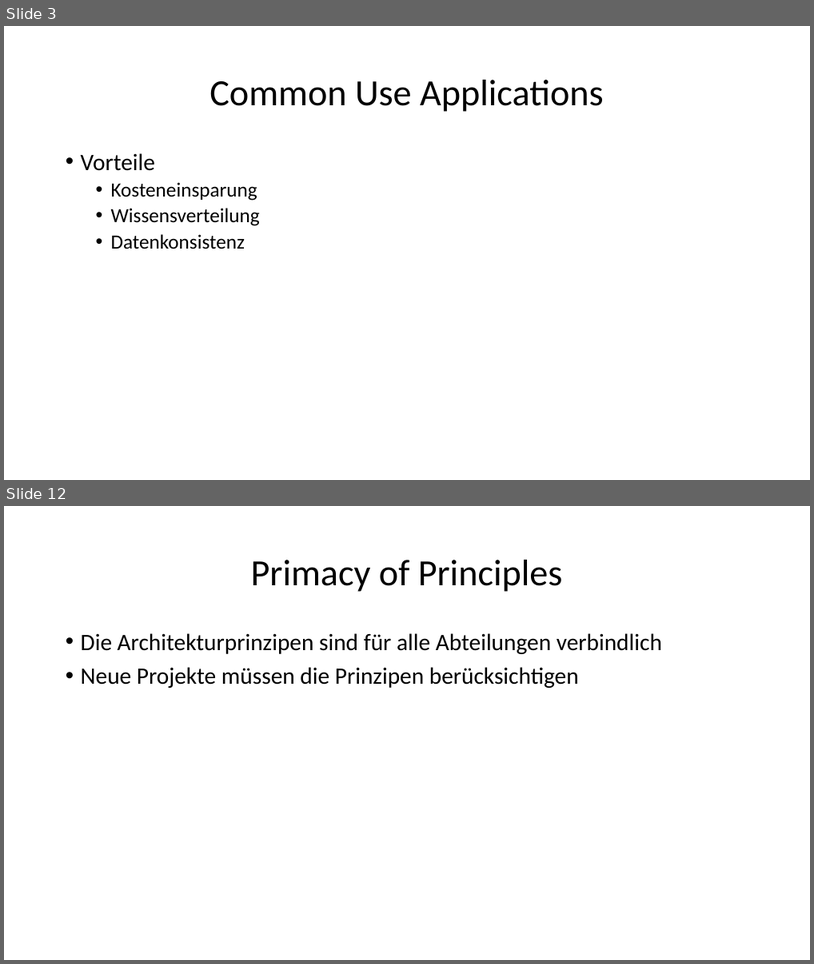
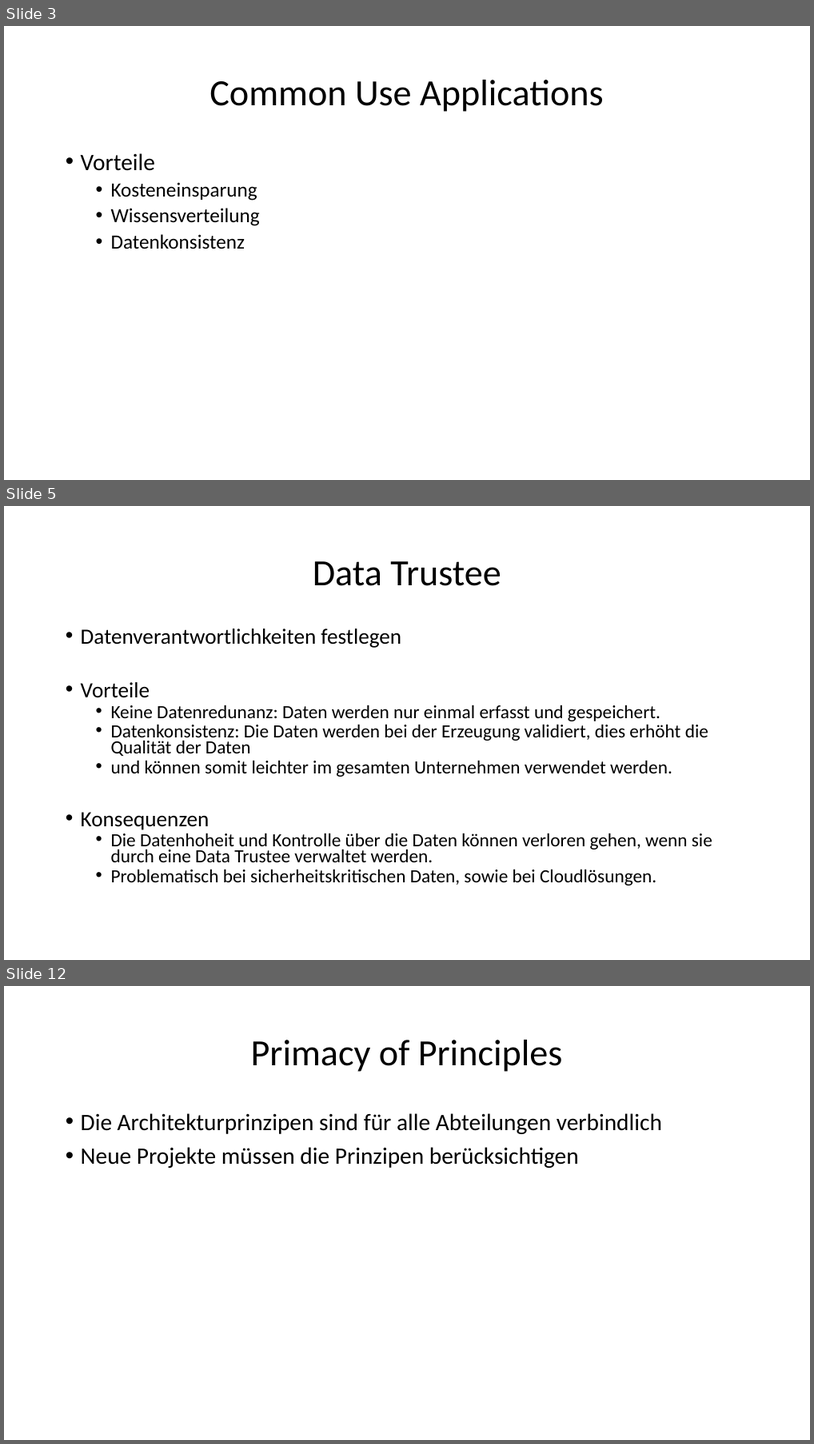
Before and after one commit to ehmkah/cas_swa_sad, a slide deck: Architekturprinzip/Architekturprinzipen.pptx. Shown one above the other, each under a label of ours: slides 3 and 12 before the commit, slides 3, 5 and 12 after it; the slides between them are not shown. The pictures are 814x964 and 814x1444 pixels, drawn with LibreOffice and Linux fonts; fonts in the diff are those of the drawing. Boxes give left, top, right and bottom in pixels: in the first picture for what was removed or moved away, otherwise in the second. Text is boxed around its words. In the diff, an @@ line names an element or a change of style, - is before the commit and + after.

```diff
--- a/Architekturprinzip/Architekturprinzipen.pptx
+++ b/Architekturprinzip/Architekturprinzipen.pptx
@@ slide 5 added at bbox=[4, 506, 810, 960], background #FFFFFF @@
@@ title added at bbox=[313, 561, 501, 586], 44 pt, text #000000 @@
+Data Trustee
@@ text added at bbox=[81, 628, 713, 885], 22.2 pt, text #000000 @@
+• Datenverantwortlichkeiten festlegen
+• Vorteile
+  • Keine Datenredunanz: Daten werden nur einmal erfasst und gespeichert.
+  • Datenkonsistenz: Die Daten werden bei der Erzeugung validiert, dies erhöht die Qualität der Daten
+  • und können somit leichter im gesamten Unternehmen verwendet werden.
+• Konsequenzen
+  • Die Datenhoheit und Kontrolle über die Daten können verloren gehen, wenn sie durch eine Data Trustee verwaltet werden.
+  • Problematisch bei sicherheitskritischen Daten, sowie bei Cloudlösungen.
```
Also in this commit, not shown: 8 slides changed, 1 slide removed.
